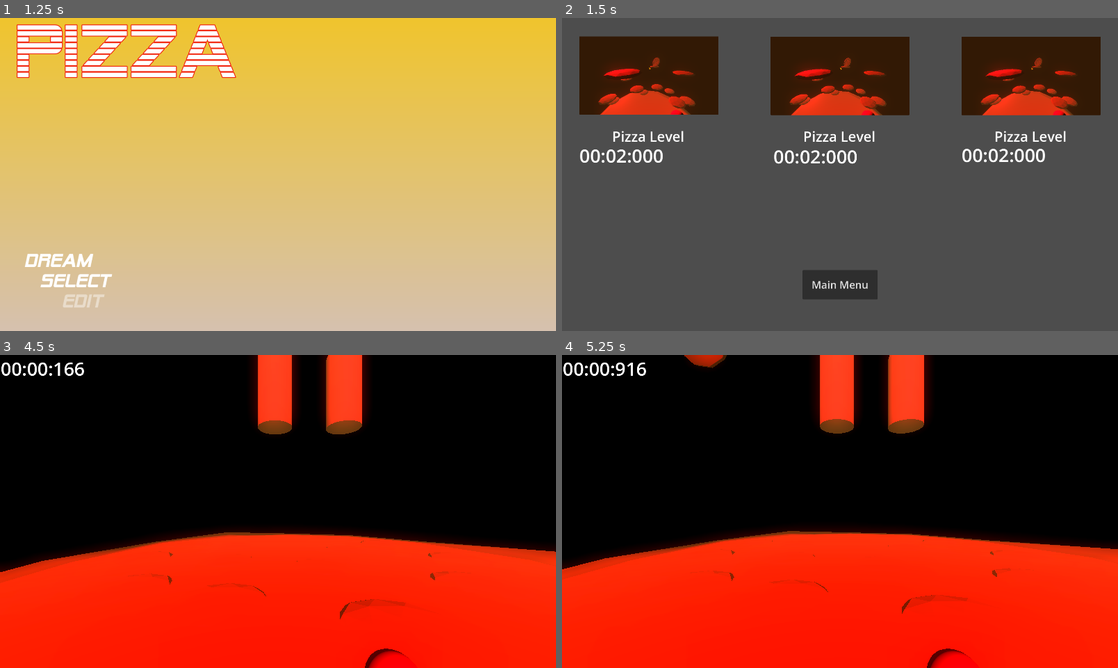
Above: before the commit, frames 1-4 (two rows, left to right).
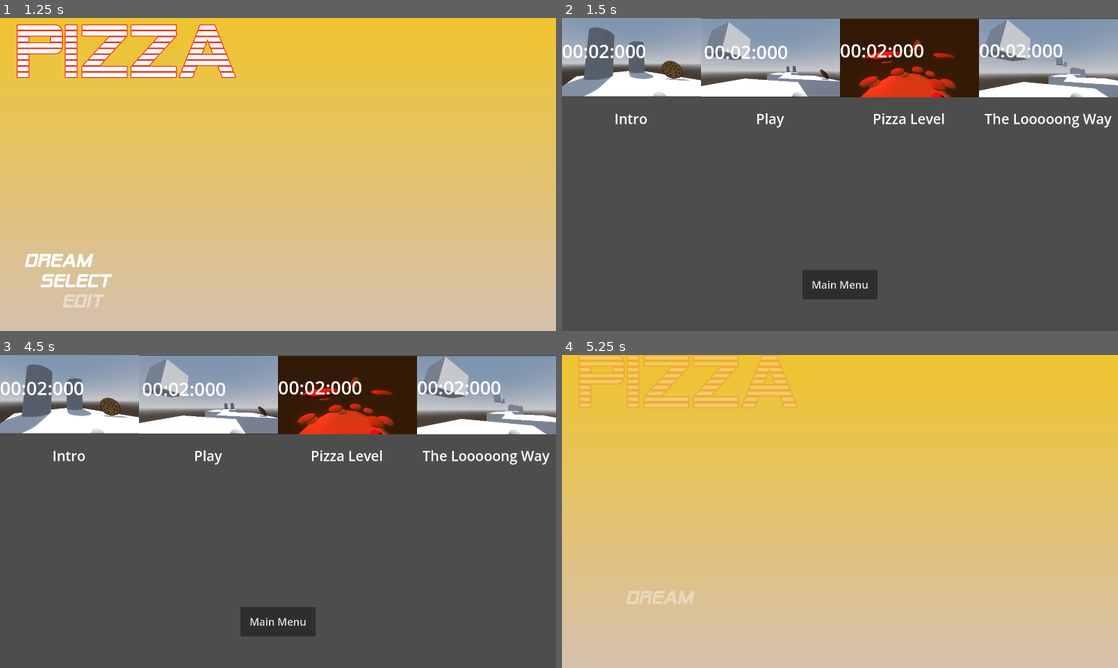
Above: after the commit, the same moments.

Repository: MattCharles/Dreams
Game: Godot game, scene res://Scenes/menu.tscn
Same seed, same stepped clock (60 frames per second), same inputs: the game is played once before the commit and once after it. Sound files missing from this copy of the repository are replaced by a short silence.
Inputs (mouse positions are in pixels of both pictures, inside the frame that each line leads up to; where the layout moved, square brackets give the same spot in the first picture):
- Up to frame 1 (1.25 s): move the mouse to (400, 158) at 0.52 s; press the mouse at (400, 158) at 0.53 s; hold D (right) from 0.53 s (still down); tap Space (jump) at 0.77 s
- Up to frame 2 (1.5 s): release D (right) at 1.25 s; release the mouse at (962, 158) at 1.25 s; click "Select" at 1.25 s
- Up to frame 3 (4.5 s): click (211, 395) [278, 411] at 2 s; click (344, 395) [467, 411] at 2.75 s; click (489, 395) at 3.52 s; click (66, 392) [88, 411] at 4.25 s
- Up to frame 4 (5.25 s): click (840, 621) at 5 s, where only the run after the commit has a clickable "Main Menu"

Frame 1 is identical in both runs. In frame 2, 29% of the frame differs, in the area x 0-100%, y 0-47%; in frame 3, 100%; in frame 4, 100%, in the area x 0-100%, y 0-100%.

Commit message:
Resizing level select

Diff:
--- a/Scenes/LevelSelect.tscn
+++ b/Scenes/LevelSelect.tscn
@@ -1,9 +1,12 @@
-[gd_scene load_steps=7 format=3 uid="uid://dkqe4b8s7l6o0"]
+[gd_scene load_steps=10 format=3 uid="uid://dkqe4b8s7l6o0"]
 
 [ext_resource type="Texture2D" uid="uid://cn1ri3xkce317" path="res://Assets/2d/level_previews/pizza_level.png" id="1_6e1d4"]
 [ext_resource type="Script" path="res://Scenes/LevelSelect.gd" id="1_iv6t7"]
 [ext_resource type="PackedScene" uid="uid://yki14xrx84cy" path="res://Scenes/pizza_level.tscn" id="2_dg18m"]
+[ext_resource type="Texture2D" uid="uid://d1c5fk1d825eu" path="res://Assets/2d/level_previews/intro.png" id="3_yrjoo"]
 [ext_resource type="PackedScene" uid="uid://wadcbm6iue3p" path="res://Scenes/speedrun_timer.tscn" id="4_mybxu"]
+[ext_resource type="Texture2D" uid="uid://dpowyl24slmx" path="res://Assets/2d/level_previews/matt.png" id="5_7xt6d"]
+[ext_resource type="Texture2D" uid="uid://bwmch2oym1r72" path="res://Assets/2d/level_previews/the_long_way.png" id="7_fkvst"]
 
 [sub_resource type="LabelSettings" id="LabelSettings_4idcl"]
 font_size = 48
@@ -23,30 +26,29 @@
 
 [node name="HBoxContainer" type="HBoxContainer" parent="."]
 layout_mode = 1
-anchors_preset = 5
-anchor_left = 0.5
-anchor_right = 0.5
-offset_left = -900.0
-offset_top = 361.0
-offset_right = 900.0
-offset_bottom = 841.0
+anchors_preset = 15
+anchor_right = 1.0
+anchor_bottom = 1.0
 grow_horizontal = 2
-theme_override_constants/separation = 660
+grow_vertical = 2
+theme_override_constants/separation = 0
+alignment = 1
 
 [node name="Level1" type="Control" parent="HBoxContainer"]
 layout_mode = 2
+size_flags_horizontal = 3
 
 [node name="Level1Button" type="TextureButton" parent="HBoxContainer/Level1"]
 layout_mode = 1
 anchors_preset = 4
 anchor_top = 0.5
 anchor_bottom = 0.5
-offset_top = -537.5
-offset_right = 1920.0
-offset_bottom = 542.5
-grow_vertical = 2
-scale = Vector2(0.25, 0.25)
-texture_normal = ExtResource("1_6e1d4")
+offset_top = -540.0
+offset_right = 1920.0
+offset_bottom = 540.0
+grow_vertical = 2
+scale = Vector2(0.25, 0.25)
+texture_normal = ExtResource("3_yrjoo")
 stretch_mode = 0
 
 [node name="Level1Label" type="Label" parent="HBoxContainer/Level1"]
@@ -58,8 +60,7 @@
 offset_right = 477.0
 offset_bottom = -148.5
 grow_vertical = 2
-text = "Pizza Level
-"
+text = "Intro"
 label_settings = SubResource("LabelSettings_4idcl")
 horizontal_alignment = 1
 vertical_alignment = 1
@@ -71,6 +72,20 @@
 
 [node name="Level2" type="Control" parent="HBoxContainer"]
 layout_mode = 2
+size_flags_horizontal = 3
+
+[node name="Level2Button" type="TextureButton" parent="HBoxContainer/Level2"]
+layout_mode = 1
+anchors_preset = 4
+anchor_top = 0.5
+anchor_bottom = 0.5
+offset_top = -536.5
+offset_right = 1920.0
+offset_bottom = 543.5
+grow_vertical = 2
+scale = Vector2(0.25, 0.25)
+texture_normal = ExtResource("5_7xt6d")
+stretch_mode = 0
 
 [node name="Level2Label" type="Label" parent="HBoxContainer/Level2"]
 layout_mode = 1
@@ -81,24 +96,10 @@
 offset_right = 477.0
 offset_bottom = -148.5
 grow_vertical = 2
-text = "Pizza Level
-"
-label_settings = SubResource("LabelSettings_4idcl")
-horizontal_alignment = 1
-vertical_alignment = 1
-
-[node name="Level2Button" type="TextureButton" parent="HBoxContainer/Level2"]
-layout_mode = 1
-anchors_preset = 4
-anchor_top = 0.5
-anchor_bottom = 0.5
-offset_top = -536.5
-offset_right = 1920.0
-offset_bottom = 543.5
-grow_vertical = 2
-scale = Vector2(0.25, 0.25)
-texture_normal = ExtResource("1_6e1d4")
-stretch_mode = 0
+text = "Play"
+label_settings = SubResource("LabelSettings_4idcl")
+horizontal_alignment = 1
+vertical_alignment = 1
 
 [node name="SpeedrunTimer" parent="HBoxContainer/Level2" instance=ExtResource("4_mybxu")]
 layout_mode = 1
@@ -109,6 +110,20 @@
 
 [node name="Level3" type="Control" parent="HBoxContainer"]
 layout_mode = 2
+size_flags_horizontal = 3
+
+[node name="Level3Button" type="TextureButton" parent="HBoxContainer/Level3"]
+layout_mode = 1
+anchors_preset = 4
+anchor_top = 0.5
+anchor_bottom = 0.5
+offset_top = -536.5
+offset_right = 1920.0
+offset_bottom = 543.5
+grow_vertical = 2
+scale = Vector2(0.25, 0.25)
+texture_normal = ExtResource("1_6e1d4")
+stretch_mode = 0
 
 [node name="Level3Label" type="Label" parent="HBoxContainer/Level3"]
 layout_mode = 1
@@ -125,7 +140,16 @@
 horizontal_alignment = 1
 vertical_alignment = 1
 
-[node name="Level3Button" type="TextureButton" parent="HBoxContainer/Level3"]
+[node name="SpeedrunTimer" parent="HBoxContainer/Level3" instance=ExtResource("4_mybxu")]
+layout_mode = 1
+offset_top = 67.0
+offset_bottom = 69.52
+
+[node name="Level4" type="Control" parent="HBoxContainer"]
+layout_mode = 2
+size_flags_horizontal = 3
+
+[node name="Level4Button" type="TextureButton" parent="HBoxContainer/Level4"]
 layout_mode = 1
 anchors_preset = 4
 anchor_top = 0.5
@@ -135,10 +159,25 @@
 offset_bottom = 543.5
 grow_vertical = 2
 scale = Vector2(0.25, 0.25)
-texture_normal = ExtResource("1_6e1d4")
-stretch_mode = 0
-
-[node name="SpeedrunTimer" parent="HBoxContainer/Level3" instance=ExtResource("4_mybxu")]
+texture_normal = ExtResource("7_fkvst")
+stretch_mode = 0
+
+[node name="Level4Label" type="Label" parent="HBoxContainer/Level4"]
+layout_mode = 1
+anchors_preset = 4
+anchor_top = 0.5
+anchor_bottom = 0.5
+offset_top = -236.5
+offset_right = 477.0
+offset_bottom = -148.5
+grow_vertical = 2
+text = "The Looooong Way
+"
+label_settings = SubResource("LabelSettings_4idcl")
+horizontal_alignment = 1
+vertical_alignment = 1
+
+[node name="SpeedrunTimer" parent="HBoxContainer/Level4" instance=ExtResource("4_mybxu")]
 layout_mode = 1
 offset_top = 67.0
 offset_bottom = 69.52
